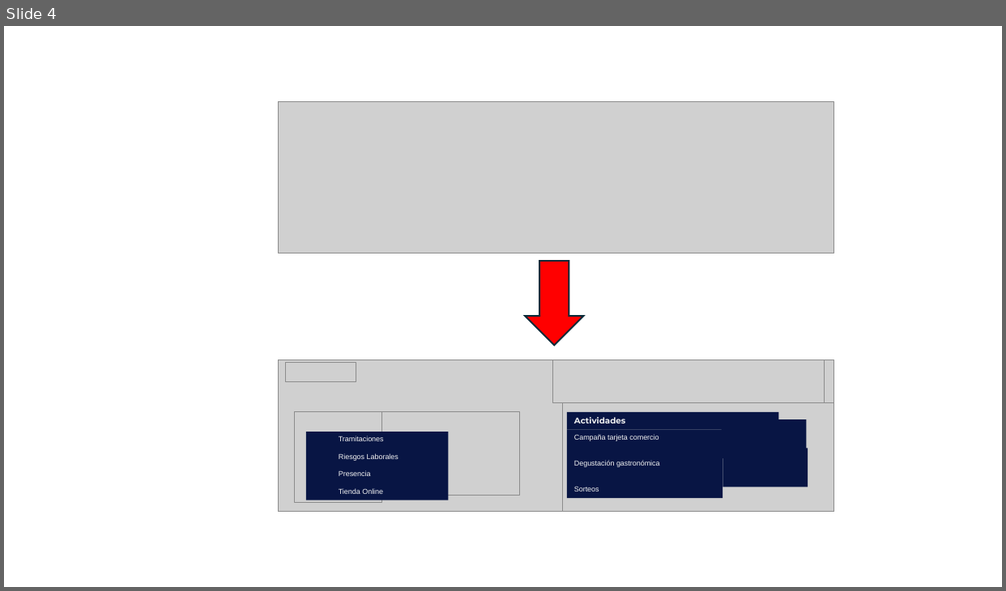
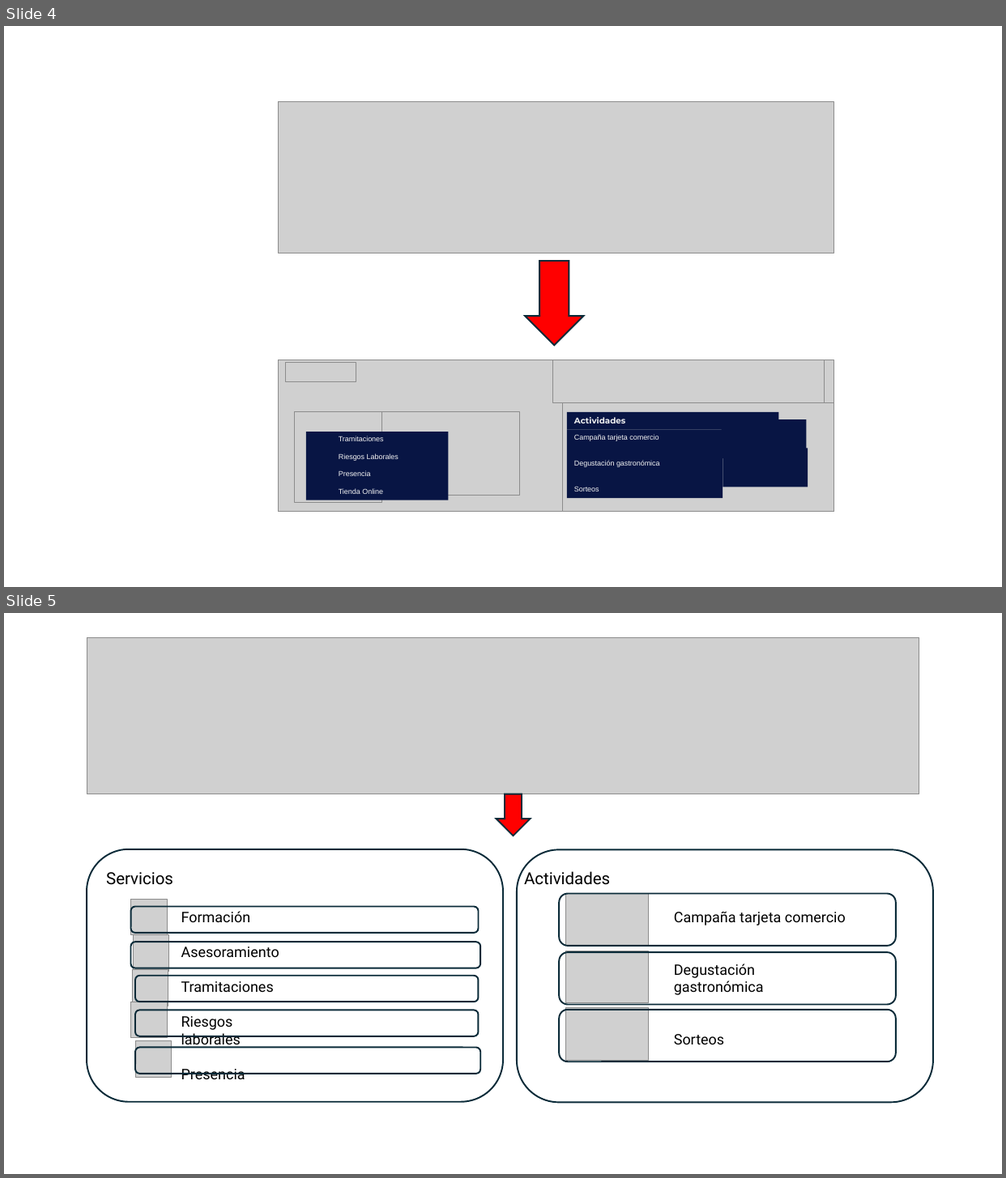
Before and after one commit to guinealm/Trabajo1, a slide deck: rediseño layout.pptx. Shown one above the other, each under a label of ours: slide 4 before the commit, slides 4 and 5 after it. The pictures are 1006x591 and 1006x1178 pixels, drawn with LibreOffice and Linux fonts; fonts in the diff are those of the drawing; grey boxes stand for pictures. Boxes give left, top, right and bottom in pixels: in the first picture for what was removed or moved away, otherwise in the second. Text is boxed around its words. In the diff, an @@ line names an element or a change of style, - is before the commit and + after.

```diff
--- a/rediseño layout.pptx
+++ b/rediseño layout.pptx
@@ slide 5 added at (4,613,1002,1174), background #FFFFFF @@
@@ picture added at (87,637,918,794) @@
@@ down arrow added at (496,794,530,836), fill #FF0000, outline #092A39 1.5 pt @@
@@ rounded rectangle added at (87,850,503,1102), outline #092A39 1.5 pt @@
@@ rounded rectangle added at (517,850,933,1102), outline #092A39 1.5 pt @@
@@ text added at (106,872,279,1080), 14 pt, text #000000 @@
+Servicios
+    Formación
+    Asesoramiento
+    Tramitaciones
+    Riesgos laborales
+    Presencia
@@ text added at (524,869,846,1045), 14 pt, text #000000 @@
+Actividades
+        Campaña tarjeta comercio
+        Degustación gastronómica
+        Sorteos
@@ picture added at (130,899,167,935) @@
@@ rounded rectangle added at (560,894,897,946), outline #092A39 1.5 pt @@
@@ picture added at (565,894,649,946) @@
@@ rounded rectangle added at (130,906,478,933), outline #092A39 1.5 pt @@
@@ rounded rectangle added at (130,943,480,969), outline #092A39 1.5 pt @@
@@ picture added at (133,935,168,972) @@
@@ picture added at (565,952,649,1003) @@
@@ picture added at (132,970,168,1006) @@
@@ rounded rectangle added at (135,976,478,1003), outline #092A39 1.5 pt @@
@@ rounded rectangle added at (560,953,897,1005), outline #092A39 1.5 pt @@
@@ picture added at (130,1003,167,1038) @@
@@ rounded rectangle added at (135,1011,478,1037), outline #092A39 1.5 pt @@
@@ rounded rectangle added at (560,1010,897,1063), outline #092A39 1.5 pt @@
@@ picture added at (565,1008,649,1061) @@
@@ picture added at (135,1041,171,1077) @@
@@ rounded rectangle added at (135,1048,480,1074), outline #092A39 1.5 pt @@
```
Also in this commit, not shown: 1 slide changed, 13 other files.
